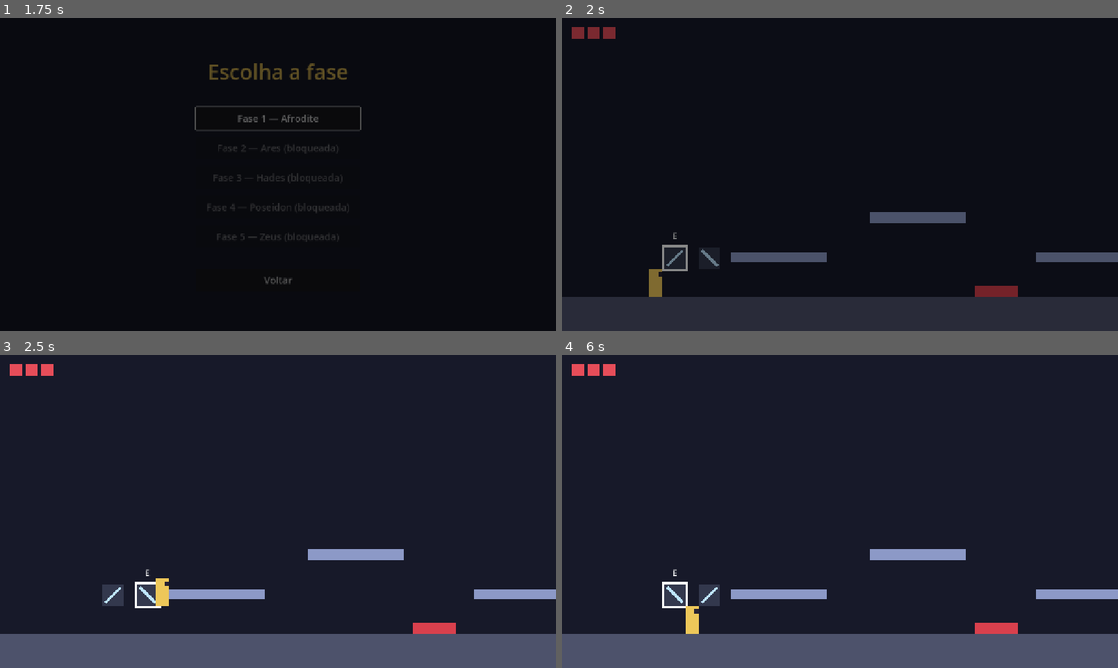
Above: before the commit, frames 1-4 (two rows, left to right).
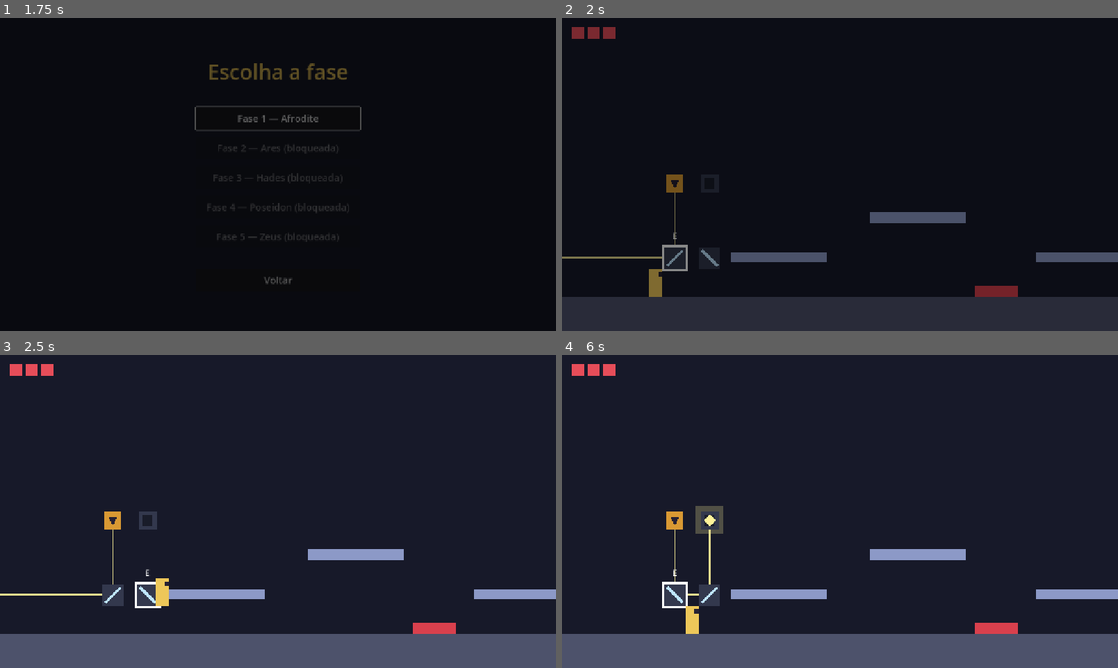
Above: after the commit, the same moments.

Repository: PedroBrassi/ascensao-ao-olimpo
Game: Godot game, scene res://cenas/ui/menu_principal.tscn
Two runs of this game, one before a commit and one after it. Both use one fixed random seed, a clock stepped at 60 frames per second and the inputs below.
Inputs:
- Up to frame 1 (1.75 s): click "Jogar" at 0.5 s; hold D (mover_direita) from 1.28 s (still down); tap E (interagir) at 1.35 s; tap Space (pular) at 1.52 s
- Up to frame 2 (2 s): keep holding D (mover_direita)
- Up to frame 3 (2.5 s): keep holding D (mover_direita); tap E (interagir) at 2.1 s; tap Space (pular) at 2.27 s
- Up to frame 4 (6 s): release D (mover_direita) at 2.78 s; hold A (mover_esquerda) 2.78-5.03 s; tap E (interagir) every 0.75 s from 2.85 to 5.85 s; tap Space (pular) at 3.77, 4.52, 5.27 s; hold D (mover_direita) from 5.03 s (still down)

Frame 1 is identical in both runs. In frame 2, 0.3% of the frame differs, in the area x 0-22%, y 50-77%; in frame 3, 0.4%; in frame 4, 0.7%, in the area x 18-29%, y 48-77%.

Commit message:
Etapa 2: puzzle mínimo de luz com fonte, feixe, espelhos e receptor

Diff:
--- /dev/null
+++ b/cenas/fases/fase_1_afrodite/elementos/fonte_de_luz.tscn
@@ -0,0 +1,24 @@
+[gd_scene format=3 uid="uid://bgb48fl0s1seq"]
+
+[ext_resource type="Script" uid="uid://bgqi3v5c8l42d" path="res://scripts/fases/fase_1_afrodite/fonte_de_luz.gd" id="1_8nh76"]
+
+[node name="FonteDeLuz" type="Node2D" unique_id=1836875354]
+script = ExtResource("1_8nh76")
+
+[node name="Feixe" type="Line2D" parent="." unique_id=1709845379]
+top_level = true
+z_index = -1
+width = 4.0
+default_color = Color(1, 0.95, 0.6, 0.9)
+
+[node name="Corpo" type="ColorRect" parent="." unique_id=383328296]
+offset_left = -20.0
+offset_top = -20.0
+offset_right = 20.0
+offset_bottom = 20.0
+mouse_filter = 2
+color = Color(0.85, 0.6, 0.2, 1)
+
+[node name="Seta" type="Polygon2D" parent="." unique_id=417456922]
+color = Color(0.15, 0.13, 0.2, 1)
+polygon = PackedVector2Array(-6, -10, 12, 0, -6, 10)
--- /dev/null
+++ b/cenas/fases/fase_1_afrodite/elementos/receptor_de_luz.tscn
@@ -0,0 +1,36 @@
+[gd_scene format=3 uid="uid://w5tm0qg4p0kj"]
+
+[ext_resource type="Script" uid="uid://b55b2fjr1cg1k" path="res://scripts/fases/fase_1_afrodite/receptor_de_luz.gd" id="1_l2dme"]
+
+[node name="ReceptorDeLuz" type="Node2D" unique_id=1190296466]
+script = ExtResource("1_l2dme")
+
+[node name="Brilho" type="ColorRect" parent="." unique_id=1364291354]
+visible = false
+offset_left = -32.0
+offset_top = -32.0
+offset_right = 32.0
+offset_bottom = 32.0
+mouse_filter = 2
+color = Color(1, 0.95, 0.6, 0.25)
+
+[node name="Moldura" type="ColorRect" parent="." unique_id=1032066622]
+offset_left = -20.0
+offset_top = -20.0
+offset_right = 20.0
+offset_bottom = 20.0
+mouse_filter = 2
+color = Color(0.2, 0.22, 0.3, 1)
+
+[node name="Vazio" type="ColorRect" parent="." unique_id=326437566]
+offset_left = -12.0
+offset_top = -12.0
+offset_right = 12.0
+offset_bottom = 12.0
+mouse_filter = 2
+color = Color(0.1, 0.11, 0.16, 1)
+
+[node name="Nucleo" type="Polygon2D" parent="." unique_id=633255850]
+visible = false
+color = Color(1, 0.95, 0.6, 1)
+polygon = PackedVector2Array(0, -14, 14, 0, 0, 14, -14, 0)
--- a/cenas/fases/teste/area_teste.tscn
+++ b/cenas/fases/teste/area_teste.tscn
@@ -4,6 +4,8 @@
 [ext_resource type="Script" uid="uid://duc02wmwkk3ha" path="res://scripts/fases/area_de_jogo.gd" id="1_rqe2n"]
 [ext_resource type="PackedScene" uid="uid://c4regr3l7qkmn" path="res://cenas/fases/fase_1_afrodite/elementos/espelho.tscn" id="2_4w4ih"]
 [ext_resource type="PackedScene" uid="uid://flqij84s5vsb" path="res://cenas/objetos/espinhos.tscn" id="3_4hbwe"]
+[ext_resource type="PackedScene" uid="uid://w5tm0qg4p0kj" path="res://cenas/fases/fase_1_afrodite/elementos/receptor_de_luz.tscn" id="3_cqcj5"]
+[ext_resource type="PackedScene" uid="uid://bgb48fl0s1seq" path="res://cenas/fases/fase_1_afrodite/elementos/fonte_de_luz.tscn" id="4_sk5sx"]
 [ext_resource type="Script" uid="uid://dqstreepw4ry4" path="res://scripts/objetos/zona_de_queda.gd" id="4_y4u2d"]
 [ext_resource type="PackedScene" uid="uid://bj7na3ehi027a" path="res://cenas/objetos/checkpoint.tscn" id="5_cn5tp"]
 [ext_resource type="PackedScene" uid="uid://drr1bwuq40ng6" path="res://cenas/ui/hud.tscn" id="6_cn5tp"]
@@ -129,6 +131,13 @@
 position = Vector2(340, 552)
 orientacao_inicial = 1
 
+[node name="ReceptorDeLuz" parent="." unique_id=1190296466 instance=ExtResource("3_cqcj5")]
+position = Vector2(340, 380)
+
+[node name="FonteDeLuz" parent="." unique_id=1836875354 instance=ExtResource("4_sk5sx")]
+position = Vector2(260, 380)
+direcao = 1
+
 [node name="Jogador" parent="." unique_id=1220948030 instance=ExtResource("1_ejfvi")]
 position = Vector2(200, 640)
 
--- a/scripts/fases/fase_1_afrodite/espelho.gd
+++ b/scripts/fases/fase_1_afrodite/espelho.gd
@@ -1,11 +1,15 @@
+@tool
 class_name Espelho
 extends Node2D
 ## Espelho do puzzle de luz da fase de Afrodite.
 ##
 ## Tem duas orientações lógicas, "/" e "\", e troca de uma para a outra a
 ## cada interação do personagem. A orientação é um valor guardado no script,
-## e não a rotação do desenho: quem for calcular o caminho da luz lê a
-## variável `orientacao`.
+## e não a rotação do desenho: a FonteDeLuz pergunta ao espelho para onde a
+## luz vai, pela função refletir().
+##
+## O script roda também dentro do editor (@tool), só para o desenho mostrar
+## a orientação inicial escolhida no Inspetor.
 ##
 ## PROVISÓRIO: o desenho é uma linha diagonal dentro de um quadrado. Quando
 ## a arte chegar, cada orientação ganha a sua imagem.
@@ -18,23 +22,34 @@
 	CONTRABARRA,  ## "\": desce da esquerda para a direita
 }
 
+## Grupo em que todo espelho se registra. É por ele que a luz encontra os
+## espelhos da cena.
+const GRUPO := "espelhos_de_luz"
 ## Metade do tamanho da linha provisória, em pixels.
 const MEIA_FACE := 18.0
 
 ## Orientação com que o espelho começa a área.
-@export var orientacao_inicial := Orientacao.BARRA
+@export var orientacao_inicial := Orientacao.BARRA:
+	set(valor):
+		orientacao_inicial = valor
+		if Engine.is_editor_hint() and is_node_ready():
+			orientacao = valor
+			_atualizar_desenho()
 
 ## Orientação atual. Para mudar, use alternar() ou definir_orientacao().
 var orientacao := Orientacao.BARRA
 
 @onready var _face: Line2D = $Face
-@onready var _interativo: Interativo = $Interativo
 
 
 func _ready() -> void:
 	orientacao = orientacao_inicial
-	_interativo.acionado.connect(_ao_ser_acionado)
 	_atualizar_desenho()
+	if Engine.is_editor_hint():
+		return  # no editor só o desenho interessa
+	add_to_group(GRUPO)
+	var interativo: Interativo = $Interativo
+	interativo.acionado.connect(_ao_ser_acionado)
 
 
 ## Troca "/" por "\" e vice-versa.
@@ -53,12 +68,22 @@
 	orientacao_mudou.emit(orientacao)
 
 
+## Recebe a direção em que a luz chega e devolve a direção em que ela sai.
+## As direções são vetores de um passo: direita (1, 0), esquerda (-1, 0),
+## cima (0, -1) e baixo (0, 1). O espelho reflete dos dois lados.
+func refletir(direcao: Vector2) -> Vector2:
+	# No Godot o eixo y cresce para baixo.
+	if orientacao == Orientacao.BARRA:
+		return Vector2(-direcao.y, -direcao.x)  # "/": direita vira cima, cima vira direita
+	return Vector2(direcao.y, direcao.x)        # "\": direita vira baixo, cima vira esquerda
+
+
 func _ao_ser_acionado(_jogador: Node2D) -> void:
 	alternar()
 
 
 func _atualizar_desenho() -> void:
-	# No Godot o eixo y cresce para baixo: "/" vai de baixo-esquerda a cima-direita.
+	# "/" vai de baixo-esquerda a cima-direita; "\" faz o contrário.
 	if orientacao == Orientacao.BARRA:
 		_face.points = PackedVector2Array([Vector2(-MEIA_FACE, MEIA_FACE), Vector2(MEIA_FACE, -MEIA_FACE)])
 	else:
--- /dev/null
+++ b/scripts/fases/fase_1_afrodite/fonte_de_luz.gd
@@ -0,0 +1,140 @@
+@tool
+class_name FonteDeLuz
+extends Node2D
+## Fonte do puzzle de luz da fase de Afrodite. Emite um feixe reto em uma
+## das quatro direções e calcula, a cada quadro de física, o caminho dele:
+##
+## - a luz anda só na horizontal e na vertical;
+## - um Espelho no caminho muda a direção, conforme a orientação dele;
+## - um ReceptorDeLuz no caminho recebe a luz, e o feixe termina nele;
+## - paredes e obstáculos do mundo (corpos na camada de bloqueio) param o feixe;
+## - o personagem não bloqueia a luz.
+##
+## Espelhos e receptores são encontrados pela posição do centro deles: o
+## centro precisa estar na linha do feixe, com uma pequena tolerância. Por
+## isso as peças do puzzle devem ser alinhadas pelos centros.
+##
+## O script roda também dentro do editor (@tool), só para a seta mostrar a
+## direção escolhida no Inspetor. O feixe só existe com o jogo rodando.
+##
+## PROVISÓRIO: a fonte é um quadrado com uma seta, e o feixe é uma linha.
+
+## Emitido quando o caminho do feixe muda.
+signal feixe_mudou
+
+enum Direcao { DIREITA, BAIXO, ESQUERDA, CIMA }
+
+const VETORES := [Vector2.RIGHT, Vector2.DOWN, Vector2.LEFT, Vector2.UP]
+
+## Direção em que a luz sai da fonte.
+@export var direcao := Direcao.DIREITA:
+	set(valor):
+		direcao = valor
+		if is_node_ready():
+			_atualizar_seta()
+## Desligue para a fonte parar de emitir luz.
+@export var ligada := true
+## Quantas vezes o feixe pode ser refletido. Impede um caminho sem fim
+## quando os espelhos formam um circuito fechado.
+@export_range(0, 64) var max_reflexoes := 16
+## Distância que o feixe percorre quando não encontra nada, em pixels.
+@export var alcance_maximo := 4000.0
+## Distância máxima entre a linha do feixe e o centro de um espelho ou
+## receptor para a luz acertá-lo, em pixels.
+@export var tolerancia_de_alinhamento := 12.0
+## Camadas de física que bloqueiam a luz. O padrão é só a camada 1, mundo.
+@export_flags_2d_physics var camadas_que_bloqueiam := 1
+
+## Pontos por onde o feixe passa, em coordenadas globais: começa na fonte e
+## termina onde a luz para. Vazio com a fonte desligada.
+var pontos_do_feixe := PackedVector2Array()
+## Receptor em que o feixe termina, ou nulo.
+var receptor_atingido: ReceptorDeLuz = null
+## Quantas reflexões o feixe atual sofreu.
+var reflexoes := 0
+
+@onready var _seta: Node2D = $Seta
+@onready var _feixe: Line2D = $Feixe
+
+
+func _ready() -> void:
+	_atualizar_seta()
+	_feixe.clear_points()
+	if Engine.is_editor_hint():
+		set_physics_process(false)  # no editor só a seta interessa
+
+
+func _physics_process(_delta: float) -> void:
+	var novos := PackedVector2Array()
+	receptor_atingido = null
+	reflexoes = 0
+	if ligada:
+		novos = _tracar()
+	if receptor_atingido != null:
+		receptor_atingido.iluminar()
+	if novos != pontos_do_feixe:
+		pontos_do_feixe = novos
+		_feixe.points = pontos_do_feixe
+		feixe_mudou.emit()
+
+
+## Segue a luz da fonte até ela parar e devolve os pontos do caminho.
+func _tracar() -> PackedVector2Array:
+	var pontos := PackedVector2Array([global_position])
+	var origem := global_position
+	var sentido: Vector2 = VETORES[direcao]
+	var peca_atual: Node2D = null  # espelho de onde a luz acabou de sair
+	var espaco := get_world_2d().direct_space_state
+
+	while true:
+		var peca := _proxima_peca(origem, sentido, peca_atual)
+		var fim := origem + sentido * alcance_maximo
+		if peca != null:
+			fim = peca.global_position
+
+		# Uma parede antes da peça, ou antes do fim do alcance, para a luz.
+		var consulta := PhysicsRayQueryParameters2D.create(origem, fim, camadas_que_bloqueiam)
+		var batida := espaco.intersect_ray(consulta)
+		if not batida.is_empty():
+			pontos.append(batida.position)
+			break
+
+		pontos.append(fim)
+		if peca == null:
+			break
+		if peca is ReceptorDeLuz:
+			receptor_atingido = peca
+			break
+		if reflexoes >= max_reflexoes:
+			break
+		reflexoes += 1
+		sentido = (peca as Espelho).refletir(sentido)
+		origem = peca.global_position
+		peca_atual = peca
+	return pontos
+
+
+## Procura o espelho ou receptor mais próximo que esteja na linha do feixe,
+## à frente da origem. Devolve nulo se não houver nenhum.
+func _proxima_peca(origem: Vector2, sentido: Vector2, ignorar: Node2D) -> Node2D:
+	var lateral := Vector2(-sentido.y, sentido.x)
+	var mais_proxima: Node2D = null
+	var menor_distancia := alcance_maximo
+	for grupo in [Espelho.GRUPO, ReceptorDeLuz.GRUPO]:
+		for no in get_tree().get_nodes_in_group(grupo):
+			var peca := no as Node2D
+			if peca == null or peca == ignorar or not peca.is_visible_in_tree():
+				continue
+			var ate_a_peca := peca.global_position - origem
+			var a_frente := ate_a_peca.dot(sentido)
+			var desvio := absf(ate_a_peca.dot(lateral))
+			if a_frente <= 1.0 or desvio > tolerancia_de_alinhamento:
+				continue
+			if a_frente < menor_distancia:
+				menor_distancia = a_frente
+				mais_proxima = peca
+	return mais_proxima
+
+
+func _atualizar_seta() -> void:
+	_seta.rotation = (VETORES[direcao] as Vector2).angle()
--- /dev/null
+++ b/scripts/fases/fase_1_afrodite/receptor_de_luz.gd
@@ -0,0 +1,59 @@
+class_name ReceptorDeLuz
+extends Node2D
+## Receptor do puzzle de luz da fase de Afrodite. Fica ativo enquanto algum
+## feixe chega até ele, e desliga assim que a luz para de chegar.
+##
+## Quem avisa que a luz chegou é a FonteDeLuz, chamando iluminar() a cada
+## quadro de física. O receptor aceita luz vinda de qualquer direção.
+##
+## PROVISÓRIO: desligado é um quadrado escuro vazio; ligado ganha um losango
+## claro no meio e um brilho em volta. A mudança é de forma, não só de cor.
+
+## Emitido quando o receptor passa a receber luz.
+signal ativado
+## Emitido quando o receptor deixa de receber luz.
+signal desativado
+## Emitido nas duas mudanças, com o estado novo.
+signal estado_mudou(ativo: bool)
+
+## Grupo em que todo receptor se registra. É por ele que a luz encontra os
+## receptores da cena.
+const GRUPO := "receptores_de_luz"
+
+## Verdadeiro enquanto o receptor recebe luz. Só leitura.
+var ativo := false
+
+var _quadro_da_ultima_luz := -10
+
+@onready var _nucleo: CanvasItem = $Nucleo
+@onready var _brilho: CanvasItem = $Brilho
+
+
+func _ready() -> void:
+	add_to_group(GRUPO)
+	_atualizar_desenho()
+
+
+func _physics_process(_delta: float) -> void:
+	# A fonte pode rodar antes ou depois do receptor dentro do mesmo quadro,
+	# então a luz vale se chegou neste quadro ou no anterior.
+	var recebendo := Engine.get_physics_frames() - _quadro_da_ultima_luz <= 1
+	if recebendo == ativo:
+		return
+	ativo = recebendo
+	_atualizar_desenho()
+	estado_mudou.emit(ativo)
+	if ativo:
+		ativado.emit()
+	else:
+		desativado.emit()
+
+
+## Chamado pela FonteDeLuz em cada quadro em que o feixe termina aqui.
+func iluminar() -> void:
+	_quadro_da_ultima_luz = Engine.get_physics_frames()
+
+
+func _atualizar_desenho() -> void:
+	_nucleo.visible = ativo
+	_brilho.visible = ativo
Not shown, added: scripts/fases/fase_1_afrodite/fonte_de_luz.gd.uid
Not shown, added: scripts/fases/fase_1_afrodite/receptor_de_luz.gd.uid
Not shown, changed: CHECK.md
Not shown, changed: DOCUMENTACAO.md
